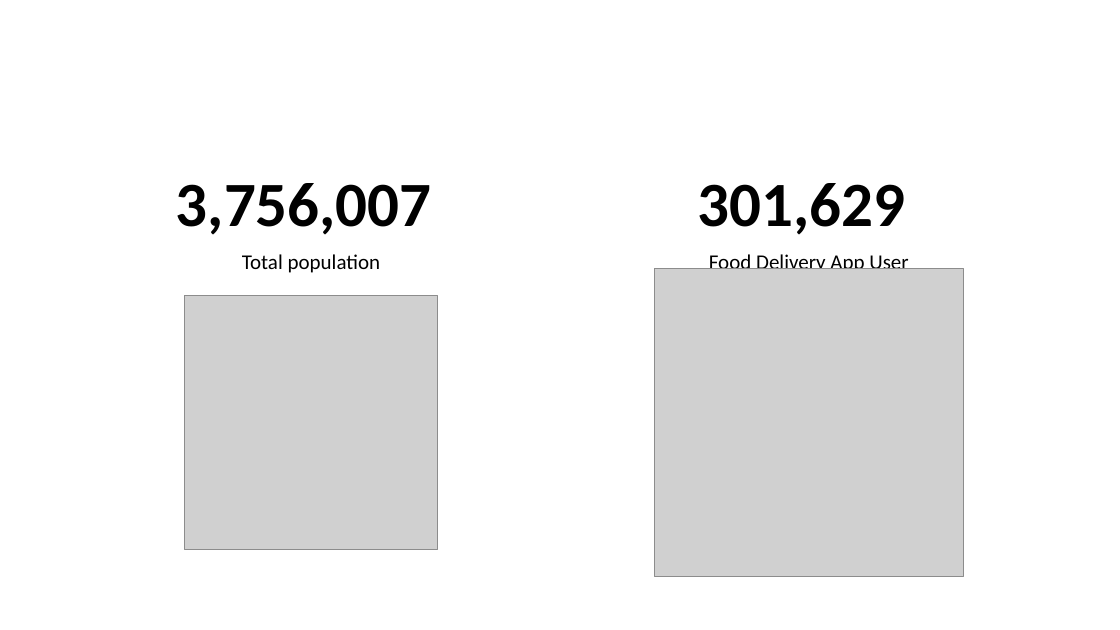
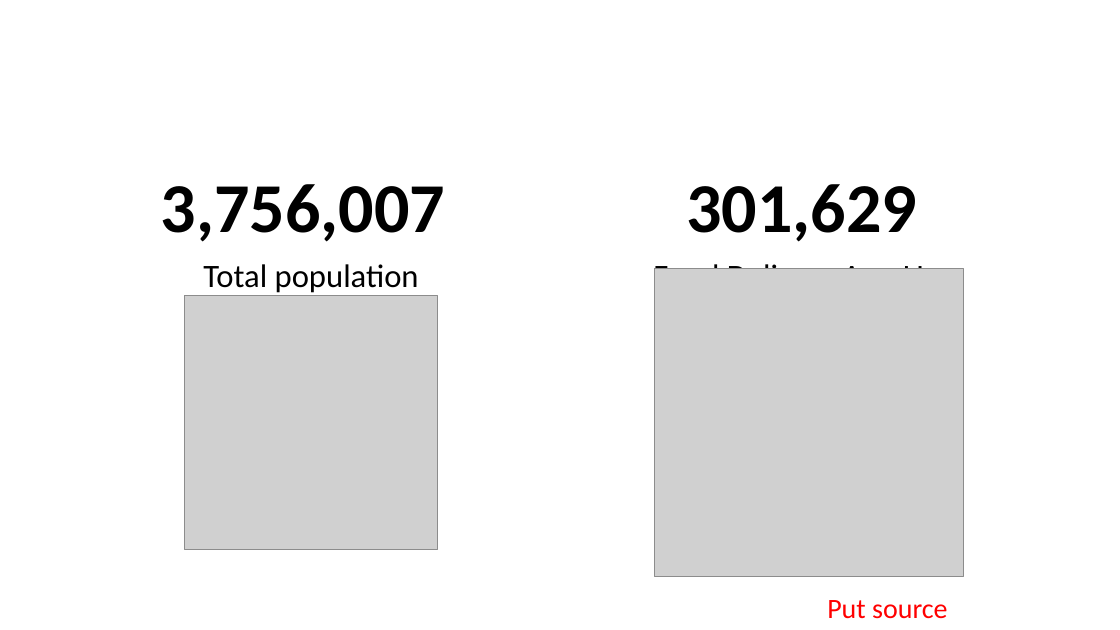
Before and after one commit to Pasabuy-App/Xamarin-App, a slide deck: slide 5 of docs/Project-Investor-Pitch.pptx. Drawn at 1120x630 pixels with LibreOffice and Linux fonts; fonts in the diff are those of the drawing; grey boxes stand for pictures; background and template pictures are left out. Boxes give left, top, right and bottom in pixels: in the first picture for what was removed or moved away, otherwise in the second. Text is boxed around its words. In the diff, an @@ line names an element or a change of style, - is before the commit and + after.

```diff
--- a/docs/Project-Investor-Pitch.pptx
+++ b/docs/Project-Investor-Pitch.pptx
@@ text "3,756,007" at box(161, 184, 445, 293): size 54 to 60 pt in "3,756,007"; size 18 to 28 pt in "Total population" @@
@@ text "301,629" at box(653, 184, 964, 295): size 54 to 60 pt in "301,629"; size 18 to 28 pt in "Food Delivery App User" @@
@@ text added at box(827, 600, 948, 619), 24 pt, text #FF0000 @@
+Put source
```
Also in this commit, not shown: 12 other slides changed.
